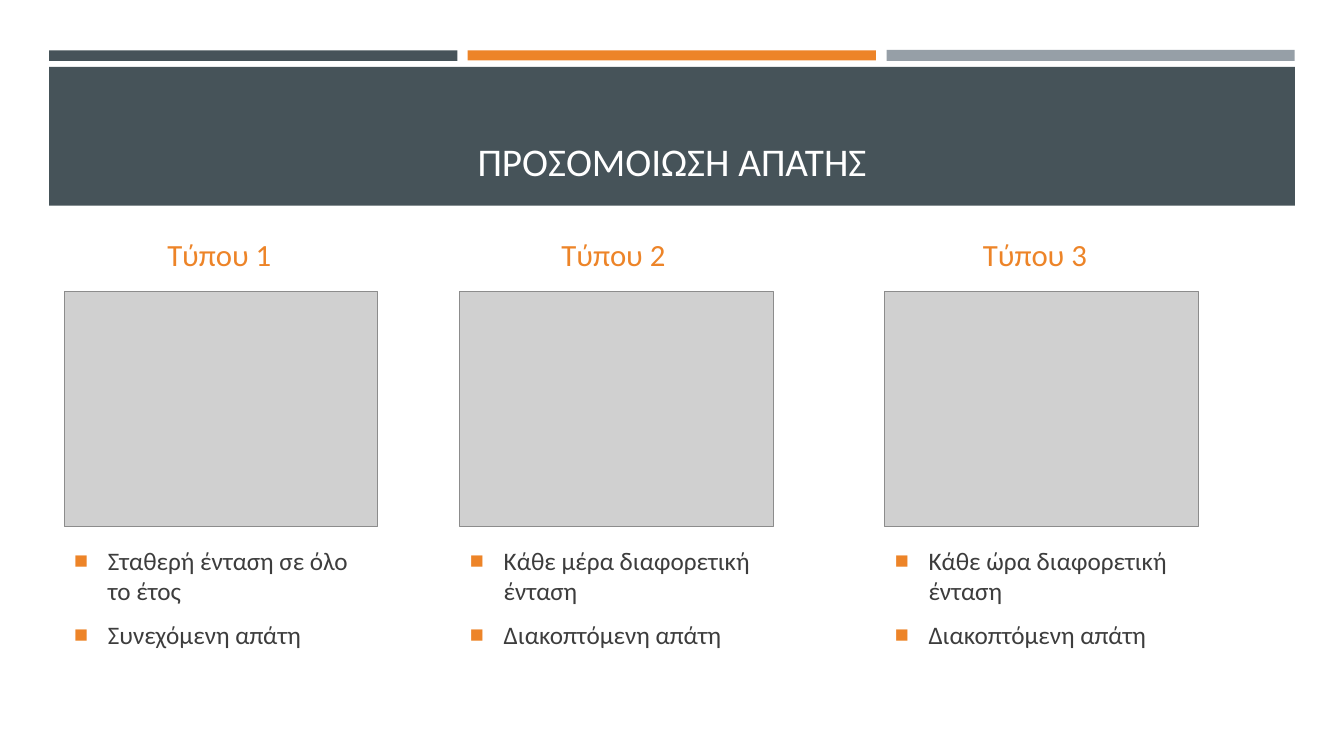
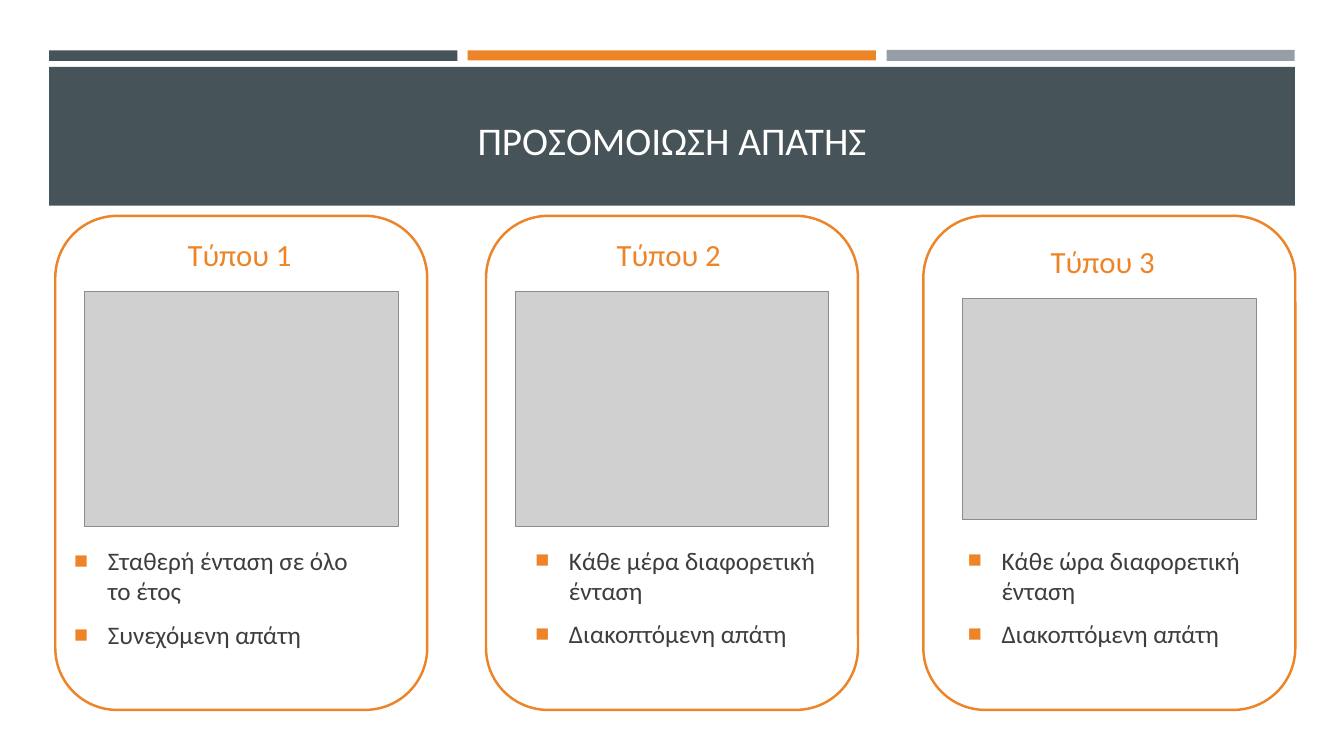
Before and after one commit to thanmitsel/Theft-detection, a slide deck: slide 5 of LateX/Presentation/Ανιχνευση μη τεχνικων απωλειων με συστηματα μηχανικης μαθησης.pptx. Drawn at 1344x756 pixels with LibreOffice and Linux fonts; fonts in the diff are those of the drawing; grey boxes stand for pictures. Boxes give left, top, right and bottom in pixels: in the first picture for what was removed or moved away, otherwise in the second. Text is boxed around its words. In the diff, an @@ line names an element or a change of style, - is before the commit and + after.

```diff
--- a/LateX/Presentation/Ανιχνευση μη τεχνικων απωλειων με συστηματα μηχανικης μαθησης.pptx
+++ b/LateX/Presentation/Ανιχνευση μη τεχνικων απωλειων με συστηματα μηχανικης μαθησης.pptx
@@ title "ΠΡΟΣΟΜΟΙΩΣΗ ΑΠΑΤΗΣ": place and size @@
-title "ΠΡΟΣΟΜΟΙΩΣΗ ΑΠΑΤΗΣ" at (478, 150, 866, 177)
+title "ΠΡΟΣΟΜΟΙΩΣΗ ΑΠΑΤΗΣ" at (478, 129, 866, 156)
@@ rounded rectangle added at (55, 216, 427, 710), outline #ED8428 1.75 pt @@
@@ text "Τύπου 1": place and size @@
-text "Τύπου 1" at (167, 244, 272, 267)
+text "Τύπου 1" at (188, 244, 292, 267)
@@ rounded rectangle added at (486, 216, 858, 710), outline #ED8428 1.75 pt @@
@@ text "Τύπου 2": place and size @@
-text "Τύπου 2" at (561, 244, 666, 267)
+text "Τύπου 2" at (617, 244, 721, 267)
@@ rounded rectangle added at (924, 216, 1296, 710), outline #ED8428 1.75 pt @@
@@ text "Τύπου 3": place and size @@
-text "Τύπου 3" at (983, 244, 1087, 267)
+text "Τύπου 3" at (1051, 251, 1155, 274)
@@ picture: place and size @@
-picture at (65, 291, 378, 526)
+picture at (85, 291, 398, 526)
@@ picture: place and size @@
-picture at (460, 291, 773, 526)
+picture at (515, 291, 829, 526)
@@ picture: place and size @@
-picture at (885, 291, 1199, 526)
+picture at (963, 298, 1257, 519)
@@ text "Κάθε μέρα διαφορετική ένταση": place and size @@
-text "Κάθε μέρα διαφορετική ένταση" at (504, 552, 750, 648)
+text "Κάθε μέρα διαφορετική ένταση" at (569, 552, 815, 647)
@@ text "Κάθε ώρα διαφορετική ένταση": place and size @@
-text "Κάθε ώρα διαφορετική ένταση" at (929, 552, 1167, 648)
+text "Κάθε ώρα διαφορετική ένταση" at (1002, 552, 1240, 647)
```
Also in this commit, not shown: 13 other slides changed, 3 slides added, 1 slide removed, 8 other files.
